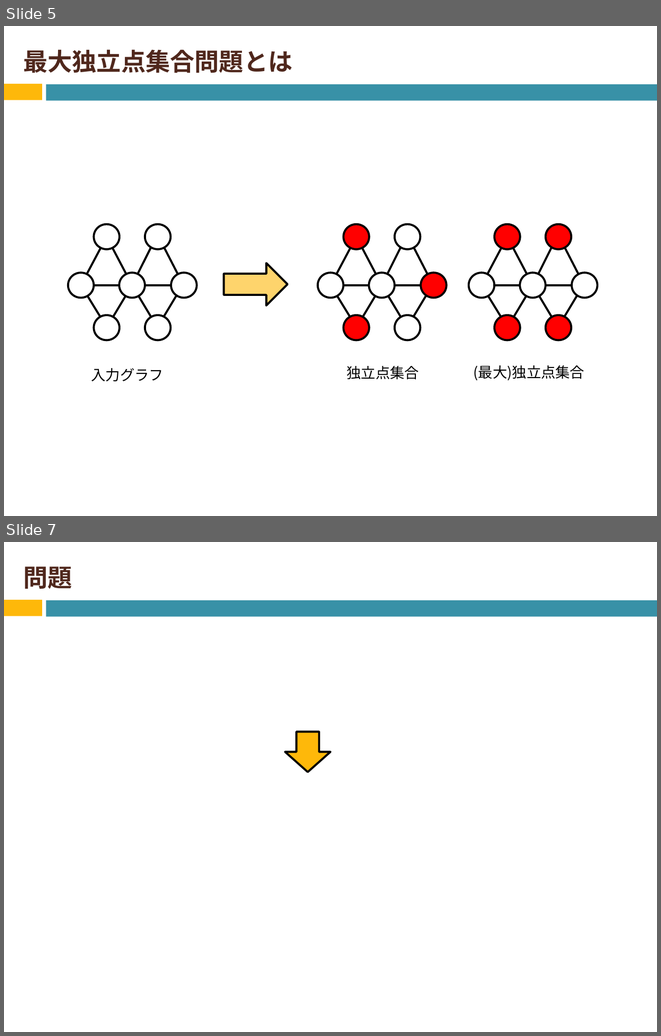
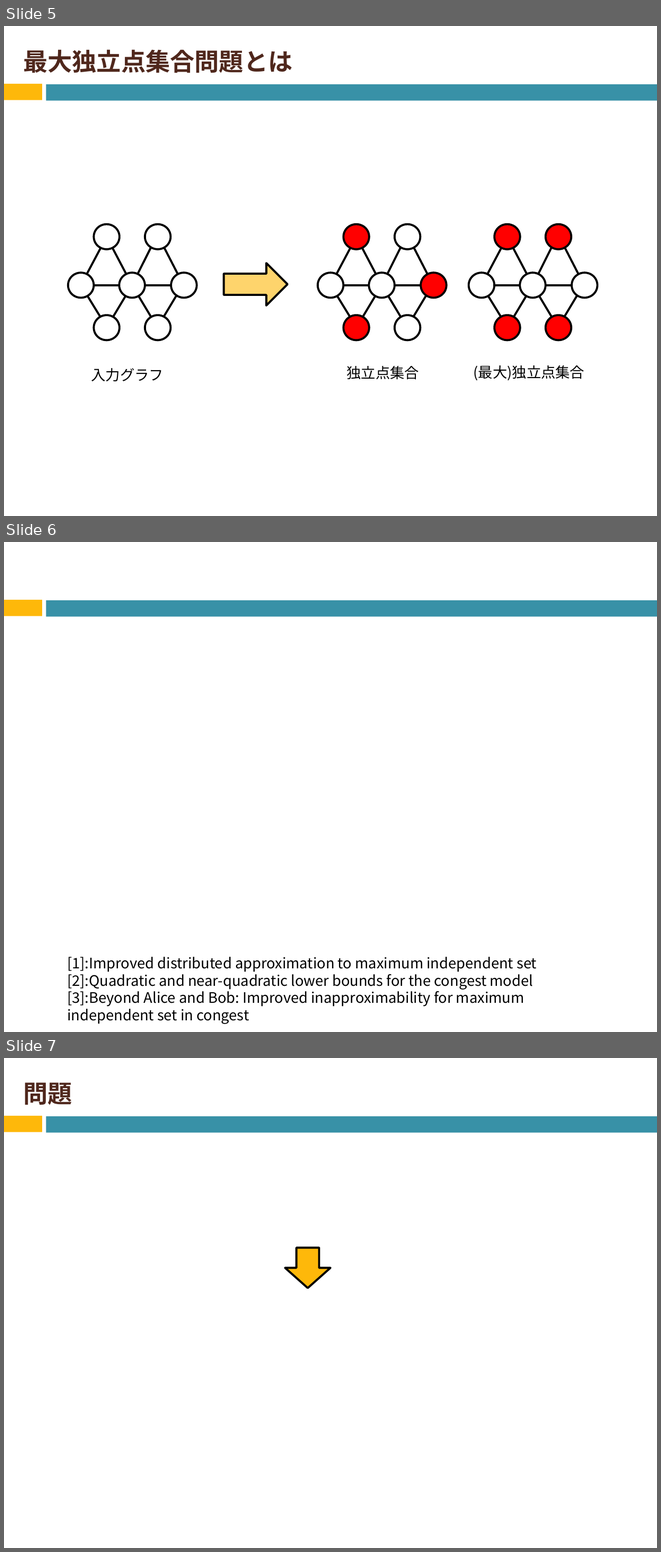
Before and after one commit to Izulabo-nitech/Distributed_Complexity_of_k-Maximal_Independent_Set_Verification, a slide deck: LAsy/LA用発表資料.pptx. Shown one above the other, each under a label of ours: slides 5 and 7 before the commit, slides 5, 6 and 7 after it; the slides between them are not shown. The pictures are 661x1036 and 661x1552 pixels, drawn with LibreOffice and Linux fonts; fonts in the diff are those of the drawing; grey boxes stand for pictures. Boxes give left, top, right and bottom in pixels: in the first picture for what was removed or moved away, otherwise in the second. Text is boxed around its words. In the diff, an @@ line names an element or a change of style, - is before the commit and + after.

```diff
--- a/LAsy/LA用発表資料.pptx
+++ b/LAsy/LA用発表資料.pptx
@@ slide 6 added at (4,542,657,1032), background #FFFFFF; not listed: 2 template elements that a slide beside it also shows @@
@@ text added at (67,956,537,1024), 16 pt, text #000000 @@
+[1]:Improved distributed approximation to maximum independent set
+[2]:Quadratic and near-quadratic lower bounds for the congest model
+[3]:Beyond Alice and Bob: Improved inapproximability for maximum independent set in congest
```
Also in this commit, not shown: 8 slides changed, 1 slide removed.
